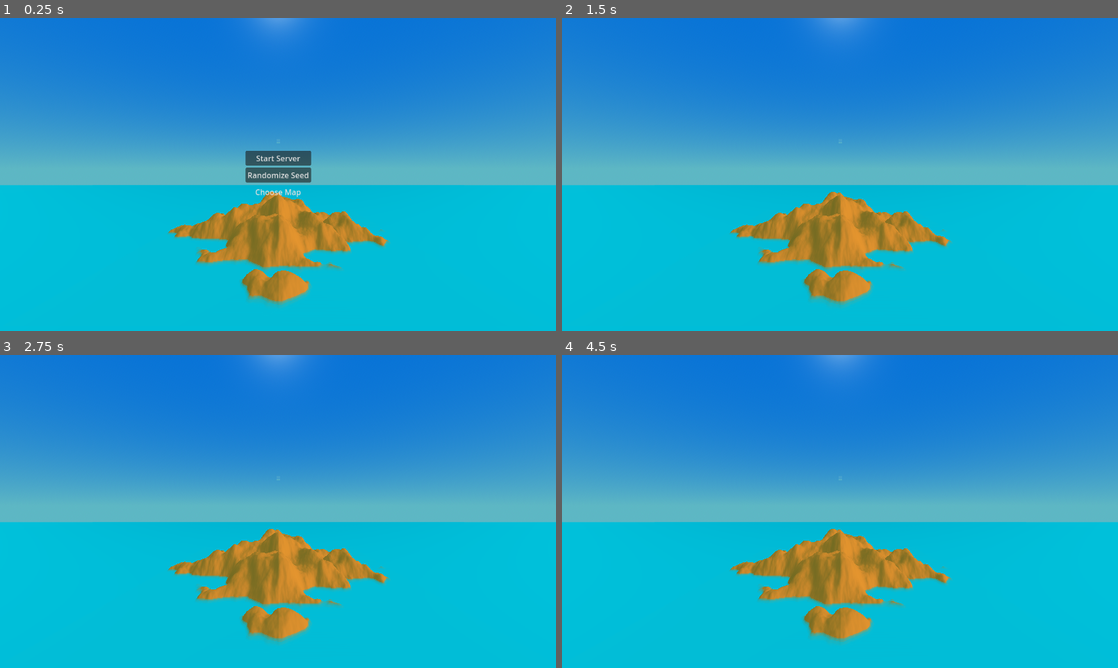
Above: before the commit, frames 1-4 (two rows, left to right).
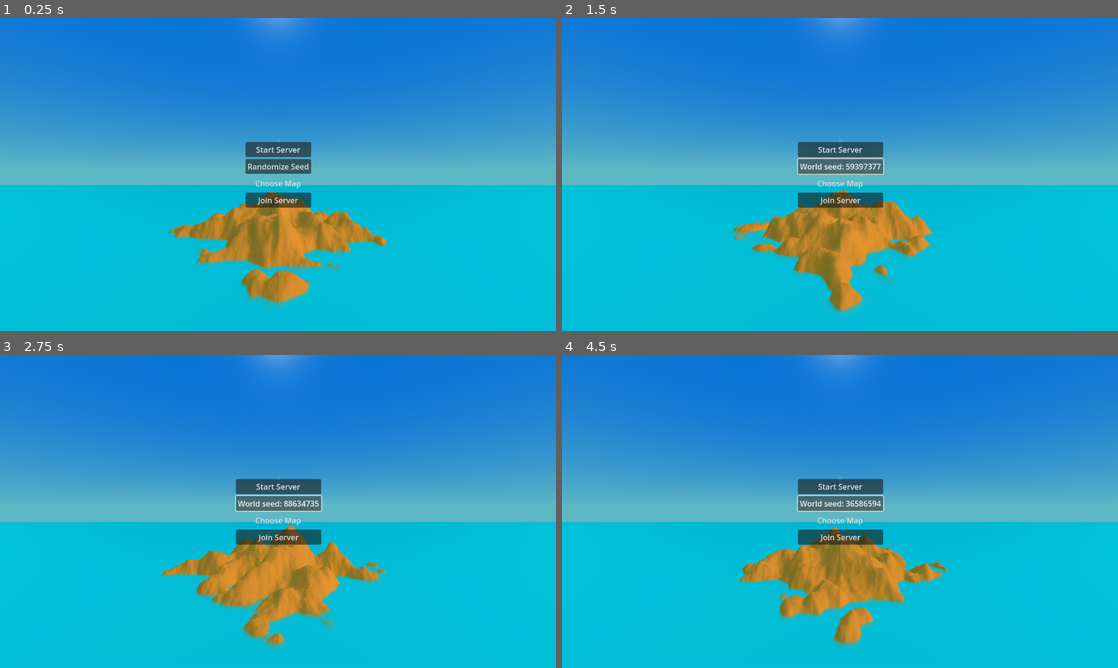
Above: after the commit, the same moments.

Repository: DnumdeYevoc/Plane-Game
Game: Godot game, scene res://Scenes/game.tscn
Same seed, same stepped clock (60 frames per second), same inputs: the game is played once before the commit and once after it.
Inputs (mouse positions are in pixels of both pictures, inside the frame that each line leads up to):
- Up to frame 1 (0.25 s): no input
- Up to frame 2 (1.5 s): click "Start Server" at 0.5 s; click (840, 165) at 1.25 s, where only the run after the commit has a clickable "Randomize Seed"
- Up to frame 3 (2.75 s): click (278, 502) at 2 s, where only the run after the commit has a clickable "World seed: 59397377"
- Up to frame 4 (4.5 s): click (840, 502) at 2.75 s, where only the run after the commit has a clickable "World seed: 88634735"; click (840, 502) at 3.5 s, where only the run after the commit has a clickable "World seed: 47375184"; click (840, 502) at 4.25 s, where only the run after the commit has a clickable "World seed: 9346769"

The runs differ from the first frame. In frame 1, 1.7% of the frame differs, in the area x 44-56%, y 39-61%; in frame 2, 6.8%; in frame 3, 7.7%, in the area x 28-71%, y 39-94%; in frame 4, 7.4%.

Commit message:
fixed Map/seed Sync and collision sync

Diff:
--- a/finalproject/Multiplayer/Scripts/PacketTypes/on_server_started.gd
+++ b/finalproject/Multiplayer/Scripts/PacketTypes/on_server_started.gd
@@ -1,7 +1,7 @@
 class_name OnServerStart extends PacketInfo
-#encode_u32 (seed)
+
 #[PACKET_ID, MAP_RESOURCE_ID, SEED(4-bytes)] IP??
-
+#do you need to include IP in this?
 var map_id : int
 var seed: int
 
--- a/finalproject/Multiplayer/Scripts/PacketTypes/packet_info.gd
+++ b/finalproject/Multiplayer/Scripts/PacketTypes/packet_info.gd
@@ -2,8 +2,8 @@
 
 enum PACKET_TYPE {
 	ID_ASSIGNMENT = 0,
-	PLAYER_POSITION = 14,
-	ON_SERVER_START = 6,
+	PLAYER_POSITION = 1,
+	ON_SERVER_START = 2,
 }
 
 var packet_type: PACKET_TYPE
--- a/finalproject/Multiplayer/Scripts/PacketTypes/player_position.gd
+++ b/finalproject/Multiplayer/Scripts/PacketTypes/player_position.gd
@@ -2,7 +2,6 @@
 
 var id: int
 var position: Vector3
-
 
 static func create(id: int, position: Vector3) -> PlayerPosition:
 	var info : PlayerPosition = PlayerPosition.new()
--- a/finalproject/Multiplayer/Scripts/client_network_globals.gd
+++ b/finalproject/Multiplayer/Scripts/client_network_globals.gd
@@ -3,12 +3,10 @@
 signal handle_local_id_assignment(local_id: int)
 signal handle_remote_id_assignment(remote_id: int)
 signal handle_player_position(player_position: PlayerPosition)
-signal on_server_started()
 
 var id : int = -1
 var remote_ids: Array[int]
 
-var server_started : bool = false
 var map_id : int
 var seed: int
 var world: Node3D
@@ -26,6 +24,7 @@
 		PacketInfo.PACKET_TYPE.PLAYER_POSITION:
 			handle_player_position.emit(PlayerPosition.create_from_data(data))
 		PacketInfo.PACKET_TYPE.ON_SERVER_START:
+			print("starting packet recieved")
 			set_world(OnServerStart.create_from_data(data))
 		_:
 			push_error("Packet type with index", data[0], "unhandled")
@@ -45,8 +44,4 @@
 		handle_remote_id_assignment.emit(id_assignment.id)
 
 func set_world(on_server_start:OnServerStart) -> void:
-	server_started = true
-
-	world.change_seed( on_server_start.seed)
-	world.set_map_type(on_server_start.map_id)
-	on_server_started.emit()
+	world.set_seed_and_id( on_server_start.seed, on_server_start.map_id)
--- a/finalproject/Multiplayer/Scripts/network_handler.gd
+++ b/finalproject/Multiplayer/Scripts/network_handler.gd
@@ -22,14 +22,9 @@
 var connection : ENetConnection
 var is_server : bool = false
 
-var cur_ip := "172.16.2.51"
+var cur_ip :="192.168.2.249"
 #"172.16.1.244" #school wifi
 #"192.168.2.249" #home wifi
-
-var world: Node3D
-
-func _ready() -> void:
-	world = get_node("/root/Game/World")
 
 func _process(delta: float) -> void:
 	if connection == null: return
@@ -65,17 +60,14 @@
 		packet_event = connection.service()
 		event_type = packet_event[0]
 
-#CHECK IF YOU NEED TO LOOK UP YOUR IP ADRESS
 func start_server(ip_adress: String = cur_ip , port : int = 42069):
-	#NEED TO MAKE SEED AND MAP RESOURCE CONSISTENT
 	connection = ENetConnection.new()
 	var error : Error = connection.create_host_bound(ip_adress,port)
 	if error:
 		print("Server starting failed" , error_string(error))
 		connection = null
 		return
-
-	OnServerStart.create(ServerNetworkGlobals.map_id, ServerNetworkGlobals.seed).broadcast(connection) #PACKET ISNT BEING RECIVED CORRECTLY
+	ServerNetworkGlobals.on_server_start_packet = OnServerStart.create(ServerNetworkGlobals.map_id, ServerNetworkGlobals.seed)
 	print("server started")
 	is_server = true
 
@@ -85,7 +77,7 @@
 	client_peers[peer_id]= peer
 
 	print("peer_connected with id:", peer_id)
-	on_peer_connected.emit(peer_id)#CURRENTLY ONLY CORRECT SPAWN
+	on_peer_connected.emit(peer_id)
 
 func peer_disconnected(peer: ENetPacketPeer) -> void:
 	var peer_id : int = peer.get_meta("id")
--- a/finalproject/Multiplayer/Scripts/network_ui.gd
+++ b/finalproject/Multiplayer/Scripts/network_ui.gd
@@ -8,11 +8,7 @@
 
 func _ready() -> void:
 	seed_button.text = "Randomize Seed"
-
-	update_ui()
-
 	map_list.get_popup().id_pressed.connect(on_popup_pressed)
-	ClientNetworkGlobals.on_server_started.connect(update_ui) #client side management
 
 func set_popup():
 	#handle map drop down after world loads
@@ -22,33 +18,16 @@
 func on_popup_pressed(id):
 	#change display
 	world.set_map_type(id)
-	#update var for starting server packet
-	update_ui()
 
 func _on_start_server_pressed() -> void:
 	NetworkHandler.start_server()
-	ClientNetworkGlobals.server_started = true
-	update_ui()
-
 
 func _on_join_server_client_pressed() -> void:
 	NetworkHandler.start_client()
 	visible = false
 
 func _on_randomize_seed_pressed() -> void:
-	var seed = randi_range(0, 999999999)
+	var seed = randi_range(0, 99999999)
 	seed_button.text = "World seed: " + str(seed)
 	#change seed
-
-func update_ui():
-	if ClientNetworkGlobals.server_started:
-		start_server.visible = false
-		map_list.visible = false
-		seed_button.visible = false
-		join_server.visible = true
-
-	else:
-		start_server.visible = true
-		map_list.visible = true
-		seed_button.visible = true
-		join_server.visible = false
+	world.change_seed(seed)
--- a/finalproject/Multiplayer/Scripts/server_network_globals.gd
+++ b/finalproject/Multiplayer/Scripts/server_network_globals.gd
@@ -7,16 +7,18 @@
 var map_id : int
 var seed : int
 
+var on_server_start_packet :OnServerStart
+
 func _ready() -> void:
 	NetworkHandler.on_peer_connected.connect(on_peer_connected)
 	NetworkHandler.on_peer_disconnected.connect(on_peer_disconnected)
 	NetworkHandler.on_server_packet.connect(on_server_packet)
 
-
 func on_peer_connected (peer_id: int) -> void:
 	peer_ids.append(peer_id)
-	#send ID data over the network (from server to all the players)
+	#send ID data and map data over the network
 	IDAssignment.create(peer_id, peer_ids).broadcast(NetworkHandler.connection)
+	on_server_start_packet.send(NetworkHandler.client_peers[peer_id])
 
 func on_peer_disconnected(peer_id : int) -> void:
 	peer_ids.erase(peer_id)
@@ -27,6 +29,5 @@
 	match packet_type:
 		PacketInfo.PACKET_TYPE.PLAYER_POSITION:
 			handle_player_position.emit(peer_id, PlayerPosition.create_from_data(data))
-
 		_:
 			push_error("packet type with index", data[0], "unhandled")
--- a/finalproject/Scripts/collision_chunk.gd
+++ b/finalproject/Scripts/collision_chunk.gd
@@ -1,6 +1,7 @@
 extends CollisionShape3D
 
 @onready var col_mesh := ArrayMesh.new()
+@onready var player_spawner: Node
 
 var margin := 50
 var world_height :int
@@ -14,12 +15,12 @@
 var chunk_size : Vector2i
 
 func _ready() -> void:
-	await NetworkHandler.on_peer_connected
 	disabled = true
 	chunk_size = world_size/chunk_amount
 	generate_mesh()
-	#FIX TO BE SPECIFIC TO PLAYER ID
-	#player =get_node("/root/Game/Plane")
+	player_spawner = get_node("/root/Game/player_spawner")
+
+
 func generate_mesh():
 	#collision mesh
 	var col_plane := PlaneMesh.new()
@@ -47,7 +48,16 @@
 
 func _physics_process(delta: float) -> void:
 	#if within chunk + margin
-	if ! player : return
+	if ! player :
+		if len( player_spawner.get_children()) != 0:
+			for p in player_spawner.get_children():
+				if p.is_authority:
+					player = p
+				else:
+					return
+		else:
+			return
+
 	if player.global_position.x >= (position.x-chunk_size.x/2) -margin and player.global_position.x <= (position.x + chunk_size.x/2)  + margin and player.global_position.z >= (position.z -chunk_size.y/2) - margin and player.global_position.z<= (position.z + chunk_size.y/2) + margin:
 		disabled = false
 	else:
--- a/finalproject/Scripts/plane_controller.gd
+++ b/finalproject/Scripts/plane_controller.gd
@@ -2,10 +2,10 @@
 
 @export var plane_type : Resource
 #multiplayer variables
-#whether or not you are server
+#whether or not you are in control of this player
+var owner_id: int
 var is_authority: bool:
 	get: return !NetworkHandler.is_server && owner_id == ClientNetworkGlobals.id
-var owner_id: int
 
 #customizable variables by type
 #handling
@@ -29,7 +29,6 @@
 var turbo_reload_speed: float
 
 #shooting
-
 var pivotable_gun : bool
 var barrel_amount : int
 var barrel_spread : float
@@ -85,10 +84,7 @@
 	if global_position != player_position.position:
 		transform.basis = Basis.looking_at(player_position.position- global_position, Vector3.UP)
 	#works, but only passively, no accurate roll and unwanted spins happen sometimes
-
-
 	#update over network z rotation
-
 
 	#update pos
 
--- a/finalproject/Scripts/player_spawner.gd
+++ b/finalproject/Scripts/player_spawner.gd
@@ -12,7 +12,6 @@
 
 func spawn_player(id: int) -> void:
 	#need to make specific spawning locations
-
 	var player = PLANE.instantiate()
 	player.owner_id = id
 	#player.name = str(id) #optional
--- a/finalproject/Scripts/world.gd
+++ b/finalproject/Scripts/world.gd
@@ -36,18 +36,21 @@
 ]
 
 func _ready() -> void:
-	ServerNetworkGlobals.map_id = map_resource.id
+
 
 	network_ui.set_popup()
 	environment = world_environment.get_environment()
 	set_resource_var()
 	noise.seed = randi_range(0,99999999)
+	#for map syncing
 	ServerNetworkGlobals.seed = noise.seed
+	ServerNetworkGlobals.map_id = map_resource.id
 	generate_mesh()
 
 func set_map_type(id: int)-> void:
 	map_resource = map_resource_list[id]
 	map_resource.noise.seed = noise.seed
+	#for map_sync
 	ServerNetworkGlobals.map_id = id
 	set_resource_var()
 	regenerate_mesh()
@@ -109,7 +112,6 @@
 			vertex.y -= steepness*abs( global_pos.x)-mountain_height
 			vertex.y -= steepness*abs( global_pos.y)-mountain_height
 
-
 			tangent = normal.cross(Vector3.UP)
 
 			if vertex.y <= 0:
@@ -154,7 +156,21 @@
 
 func change_seed(seed) -> void:
 	noise.seed = seed
+	#for map syncing
 	ServerNetworkGlobals.seed = seed
+	regenerate_mesh()
+
+func set_seed_and_id(seed, id):
+	noise.seed = seed
+	#for map syncing
+	ServerNetworkGlobals.seed = seed
+
+	#do both change_seed() and set_map_id() just without double generating
+	map_resource = map_resource_list[id]
+	map_resource.noise.seed = noise.seed
+	#for map_sync
+	ServerNetworkGlobals.map_id = id
+	set_resource_var()
 	regenerate_mesh()
 
 func regenerate_mesh() -> void:
